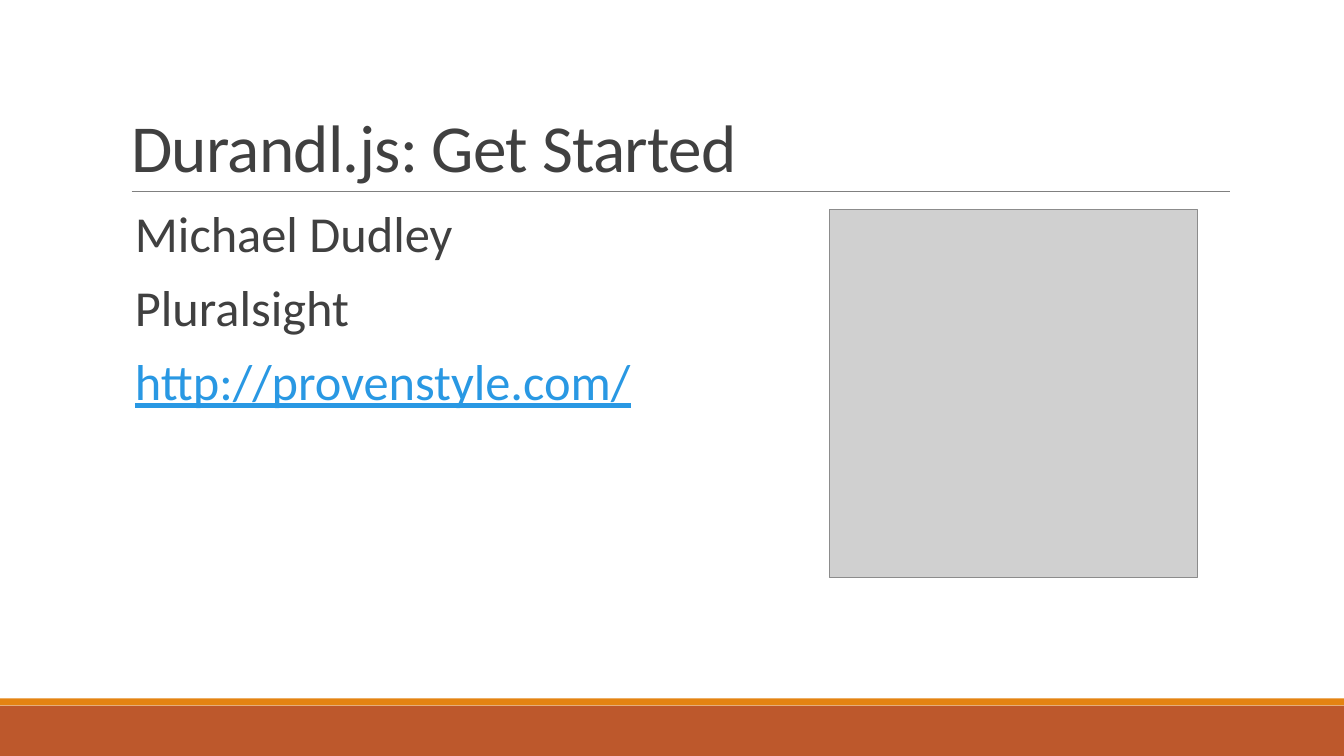
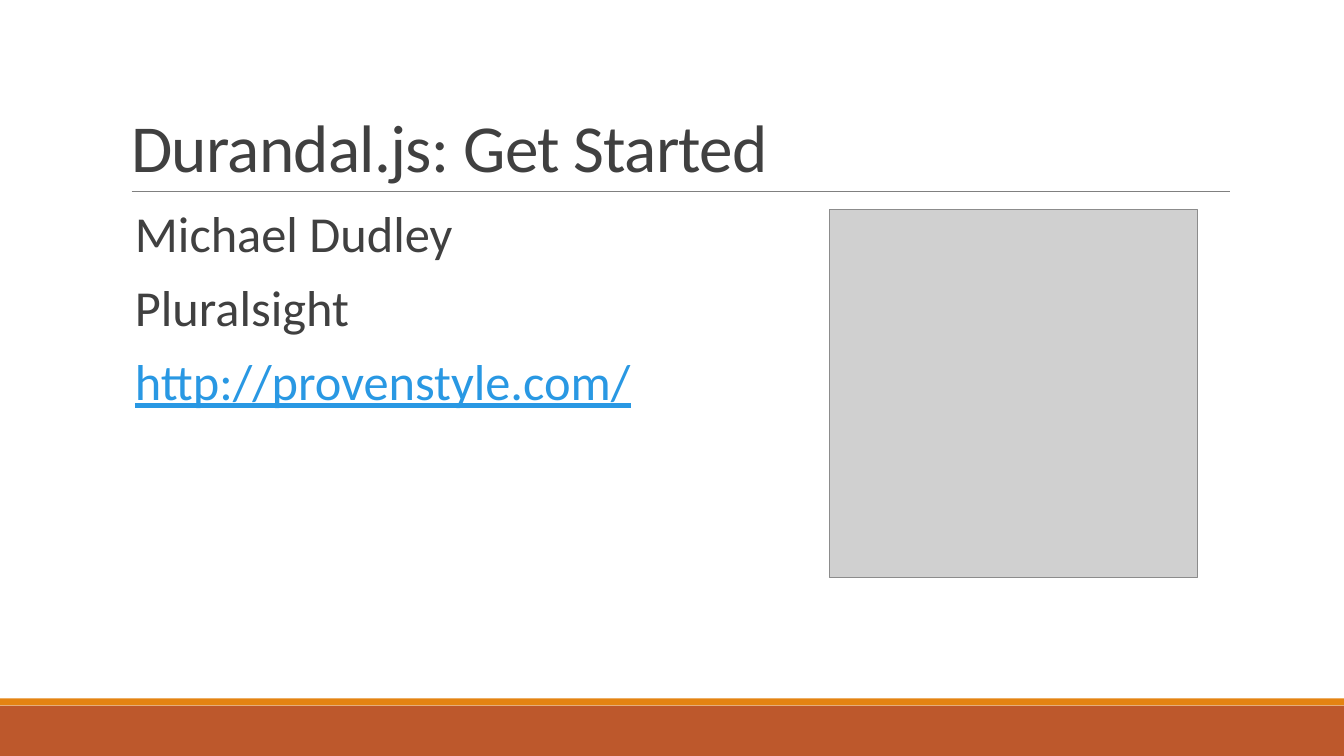
Before and after one commit to trayburn/Presentation-GitIntro, a slide deck: slide 2 of resources-from-tim/GIT Intro.pptx. Drawn at 1344x756 pixels with LibreOffice and Linux fonts; fonts in the diff are those of the drawing; grey boxes stand for pictures; background and template pictures are left out. Boxes give left, top, right and bottom in pixels: in the first picture for what was removed or moved away, otherwise in the second. Text is boxed around its words. In the diff, an @@ line names an element or a change of style, - is before the commit and + after.

Commit message:
Deck

```diff
--- a/resources-from-tim/GIT Intro.pptx
+++ b/resources-from-tim/GIT Intro.pptx
@@ title at box(131, 125, 768, 184): text changed @@
-Durandl.js: Get Started
+Durandal.js: Get Started
```
Also in this commit, not shown: 4 slides added.
